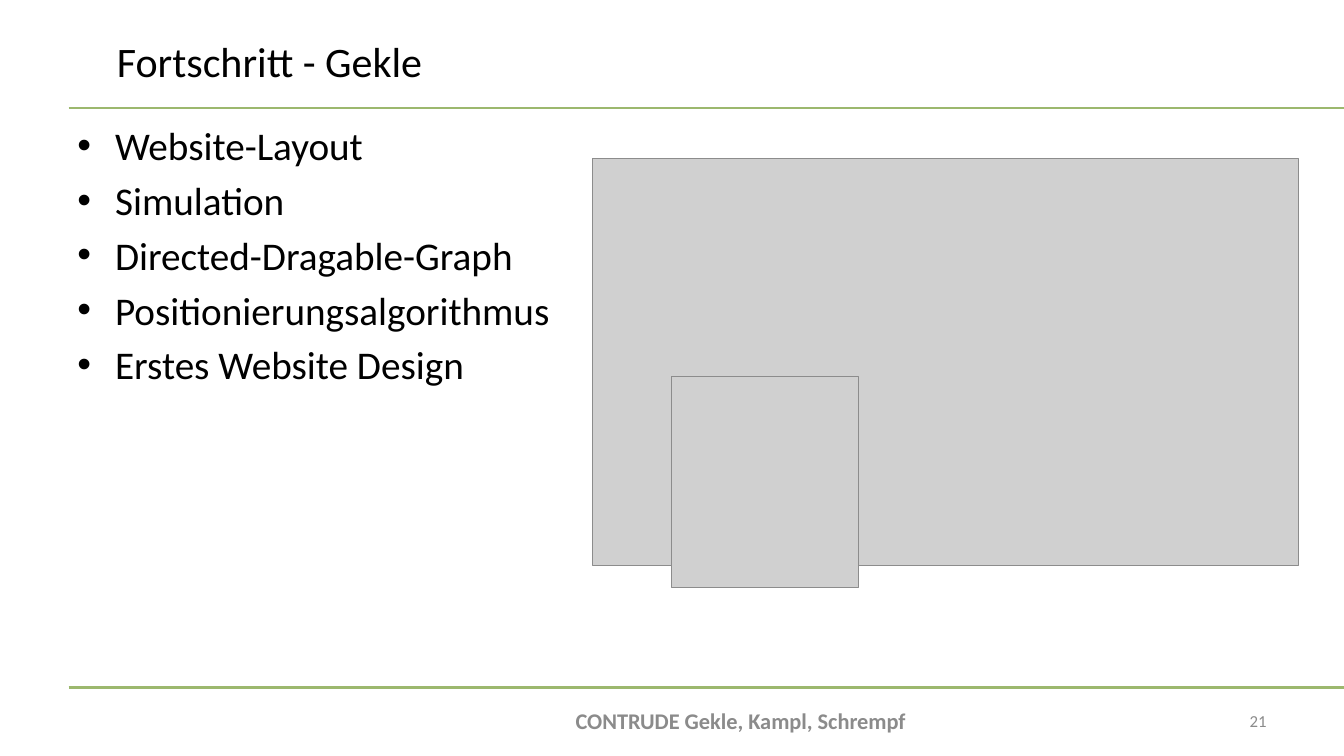
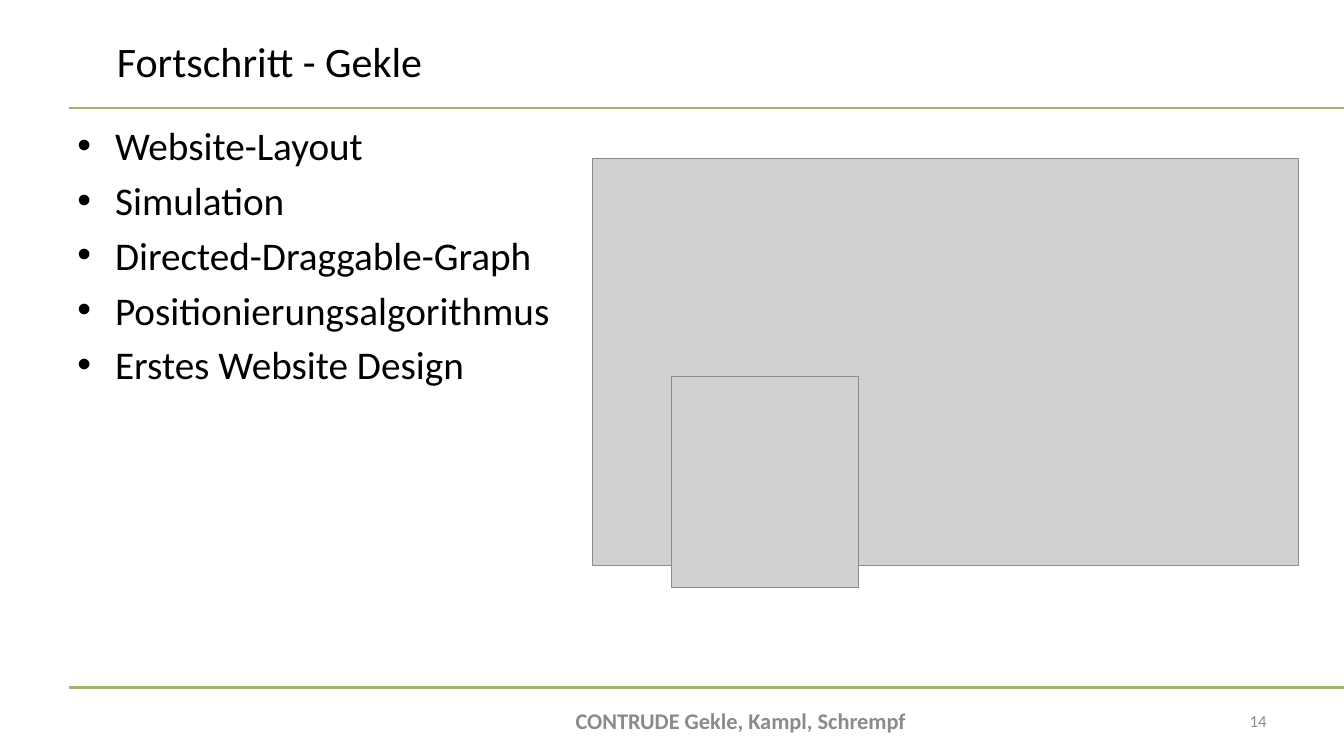
Before and after one commit to bitsneak/Contrude, a slide deck: slide 14 of Diplomarbeit/doc/Presentations/DA-Präsentation2024_Zweitpräsentation.pptx (slide 21 before the commit). Drawn at 1344x756 pixels with LibreOffice and Linux fonts; fonts in the diff are those of the drawing; grey boxes stand for pictures; background and template pictures are left out. Boxes give left, top, right and bottom in pixels: in the first picture for what was removed or moved away, otherwise in the second. Text is boxed around its words. In the diff, an @@ line names an element or a change of style, - is before the commit and + after.

```diff
--- a/Diplomarbeit/doc/Presentations/DA-Präsentation2024_Zweitpräsentation.pptx
+++ b/Diplomarbeit/doc/Presentations/DA-Präsentation2024_Zweitpräsentation.pptx
@@ text at <box>115,242,531,277</box>: text changed @@
-• Directed-Dragable-Graph
+• Directed-Draggable-Graph
@@ page number at <box>1250,716,1267,727</box>: text changed @@
-21
+14
```
Also in this commit, not shown: 6 other slides changed, 1 slide added.
